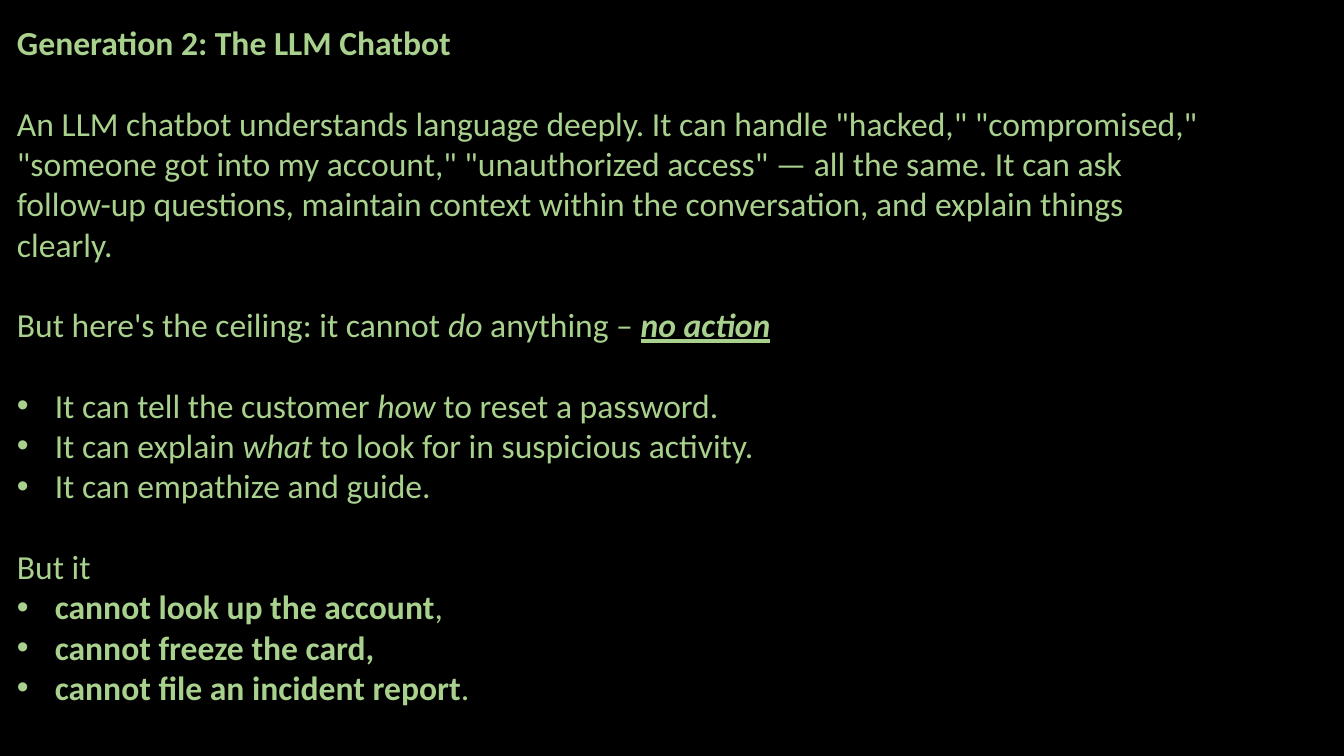
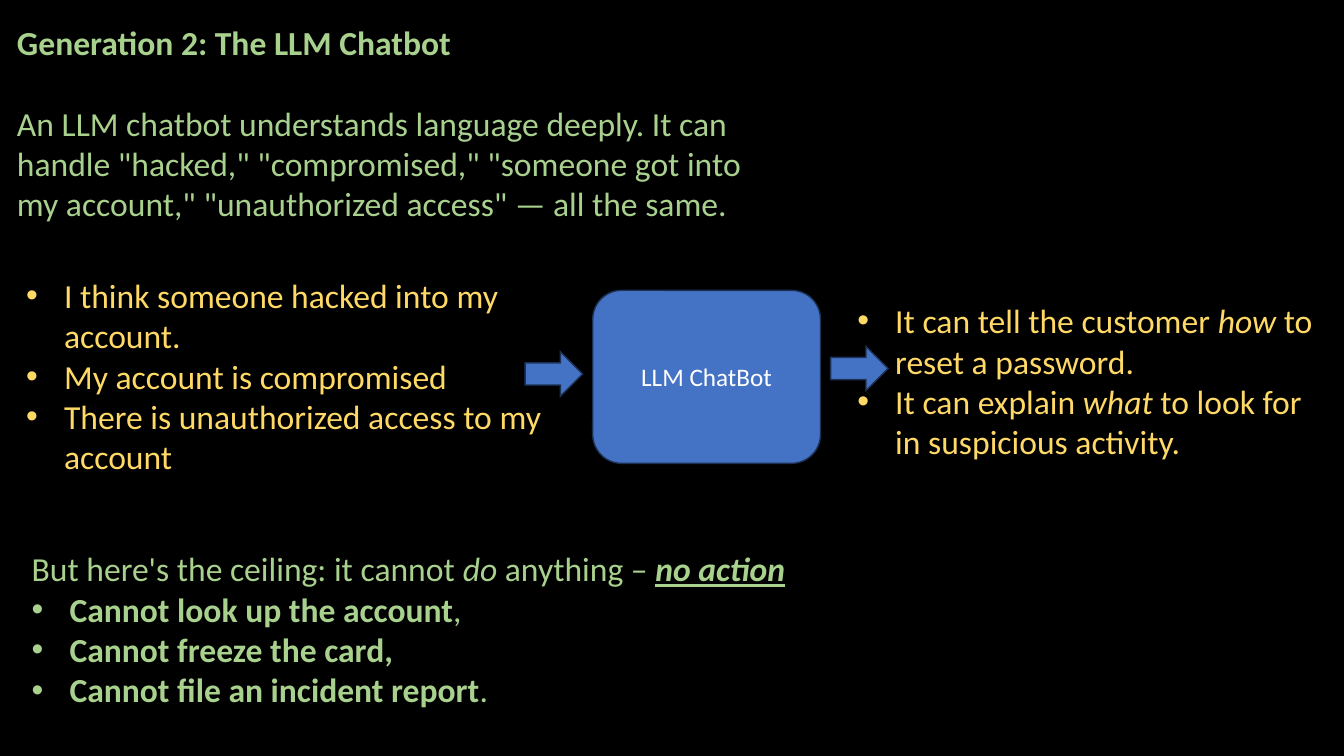
Before and after one commit to ash322ash422/youtube, a slide deck: slide 3 of AgenticAI/1-Intro-To-AgenticAI/2_Agent_vs_Chatbot_Finance.pptx. Drawn at 1344x756 pixels with LibreOffice and Linux fonts; fonts in the diff are those of the drawing; background and template pictures are left out. Boxes give left, top, right and bottom in pixels: in the first picture for what was removed or moved away, otherwise in the second. Text is boxed around its words. In the diff, an @@ line names an element or a change of style, - is before the commit and + after.

```diff
--- a/AgenticAI/1-Intro-To-AgenticAI/2_Agent_vs_Chatbot_Finance.pptx
+++ b/AgenticAI/1-Intro-To-AgenticAI/2_Agent_vs_Chatbot_Finance.pptx
@@ text at [17,112,741,222]: text changed @@
-An LLM chatbot understands language deeply. It can handle "hacked," "compromised," "someone got into my account," "unauthorized access" — all the same. It can ask follow-up questions, maintain context within the conversation, and explain things clearly.
-But here's the ceiling: it cannot do anything – no action
-• It can tell the customer how to reset a password.
-• It can explain what to look for in suspicious activity.
-• It can empathize and guide.
-But it
-• cannot look up the account,
-• cannot freeze the card,
-• cannot file an incident report.
+An LLM chatbot understands language deeply. It can handle "hacked," "compromised," "someone got into my account," "unauthorized access" — all the same.
@@ text added at [64,284,541,470], 24 pt, text #FFD966 @@
+• I think someone hacked into my account.
+• My account is compromised
+• There is unauthorized access to my account
@@ rounded rectangle added at [593,290,821,464], fill #4472C4, outline #1E3256 1 pt, 18 pt, text #FFFFFF @@
+LLM ChatBot
@@ text added at [895,309,1313,460], 24 pt, text #FFD966 @@
+• It can tell the customer how to reset a password.
+• It can explain what to look for in suspicious activity.
@@ right arrow added at [525,352,583,396], fill #4472C4, outline #1E3256 1 pt @@
@@ right arrow added at [831,347,888,391], fill #4472C4, outline #1E3256 1 pt @@
@@ text added at [32,557,785,708], 24 pt, text #A9D18E, bold @@
+But here's the ceiling: it cannot do anything – no action
+• Cannot look up the account,
+• Cannot freeze the card,
+• Cannot file an incident report.
```
Also in this commit, not shown: 3 other slides changed, 4 slides added, 27 other files.
